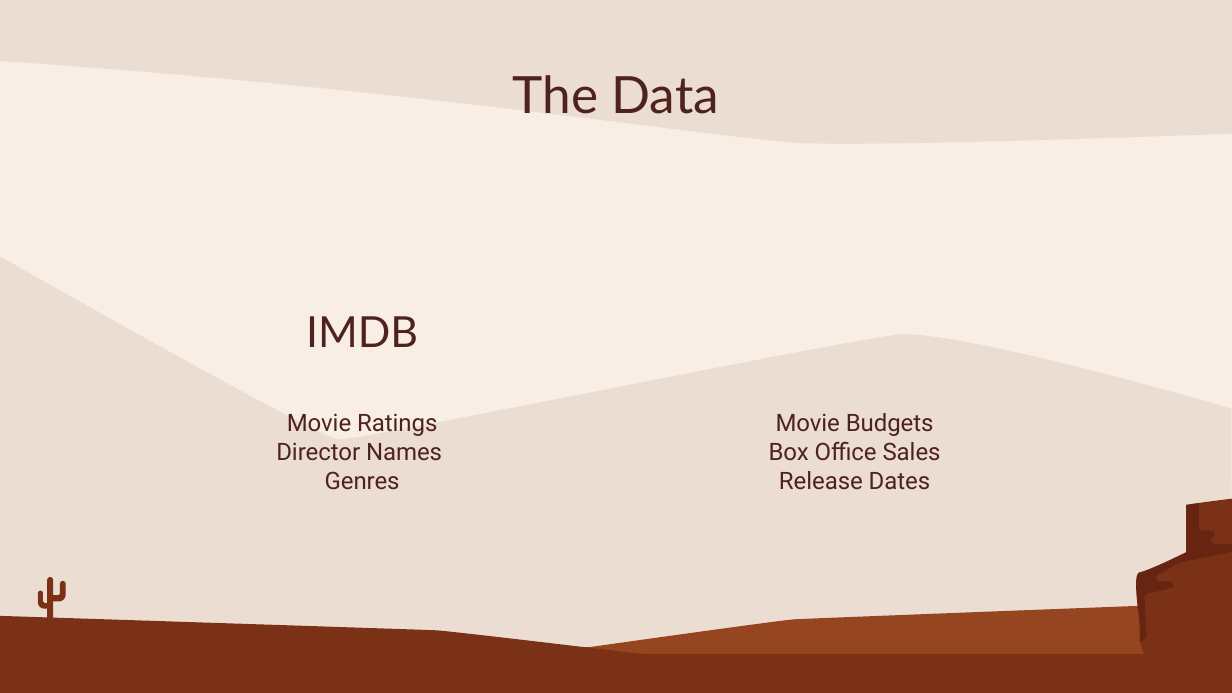
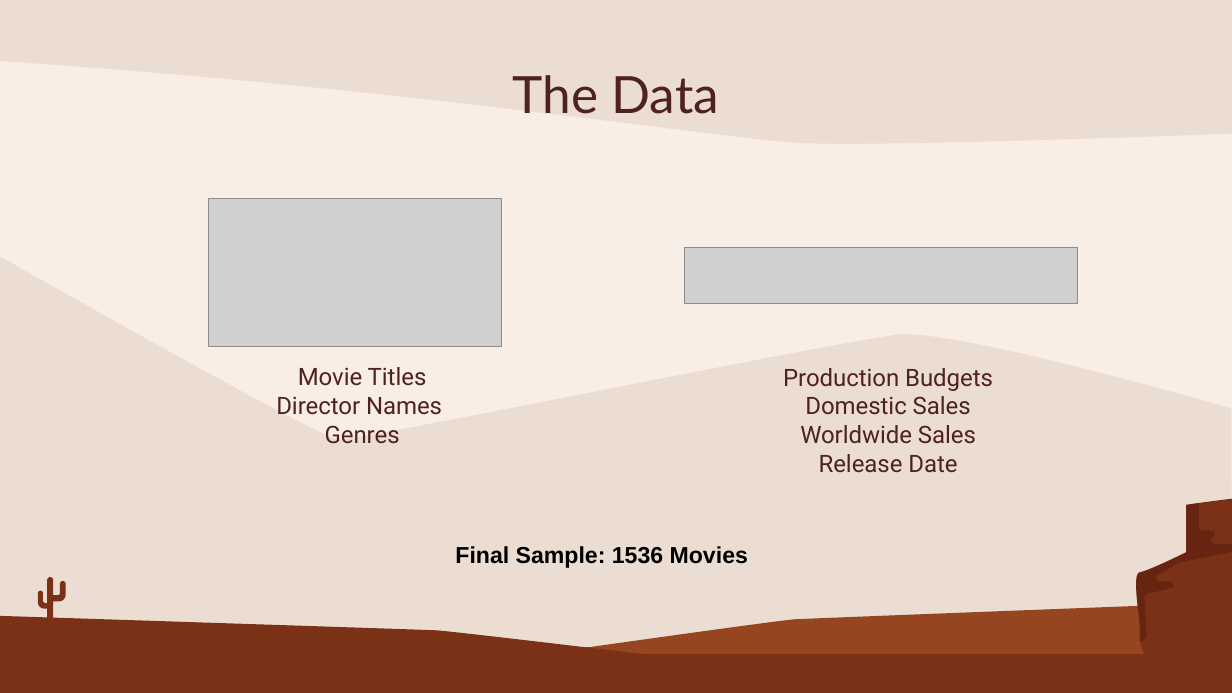
Before and after one commit to michael-pozo/Movie-Data-Analysis-, a slide deck: slide 4 of Movie Industry Analysis .pptx. Drawn at 1232x693 pixels with LibreOffice and Linux fonts; fonts in the diff are those of the drawing; grey boxes stand for pictures. Boxes give left, top, right and bottom in pixels: in the first picture for what was removed or moved away, otherwise in the second. Text is boxed around its words. In the diff, an @@ line names an element or a change of style, - is before the commit and + after.

```diff
--- a/Movie Industry Analysis .pptx
+++ b/Movie Industry Analysis .pptx
@@ picture added at [209, 199, 502, 347] @@
@@ picture added at [685, 247, 1079, 303] @@
@@ subtitle removed at [306, 316, 418, 347] @@
-IMDB
@@ subtitle "Movie Titles": place and size @@
-subtitle "Movie Titles" at [276, 413, 442, 490]
+subtitle "Movie Titles" at [276, 367, 442, 444]
@@ subtitle at [298, 367, 427, 386]: text changed @@
-Movie Ratings
+Movie Titles
@@ text added at [783, 368, 993, 473], 18.7 pt, text #4E231D @@
+Production Budgets
+Domestic Sales
+Worldwide Sales
+Release Date
@@ subtitle removed at [769, 413, 941, 489] @@
-Movie Budgets
-Box Office Sales
-Release Dates
@@ text added at [455, 546, 748, 568], 18 pt, text #000000, bold @@
+Final Sample: 1536 Movies
```
Also in this commit, not shown: 5 other slides changed, 3 slides added, 6 other files.
